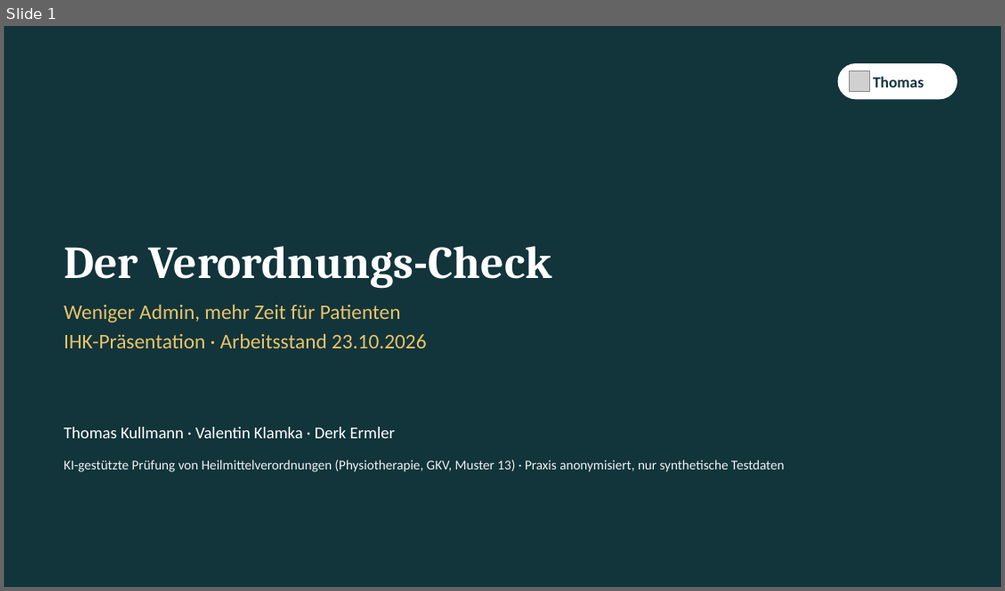
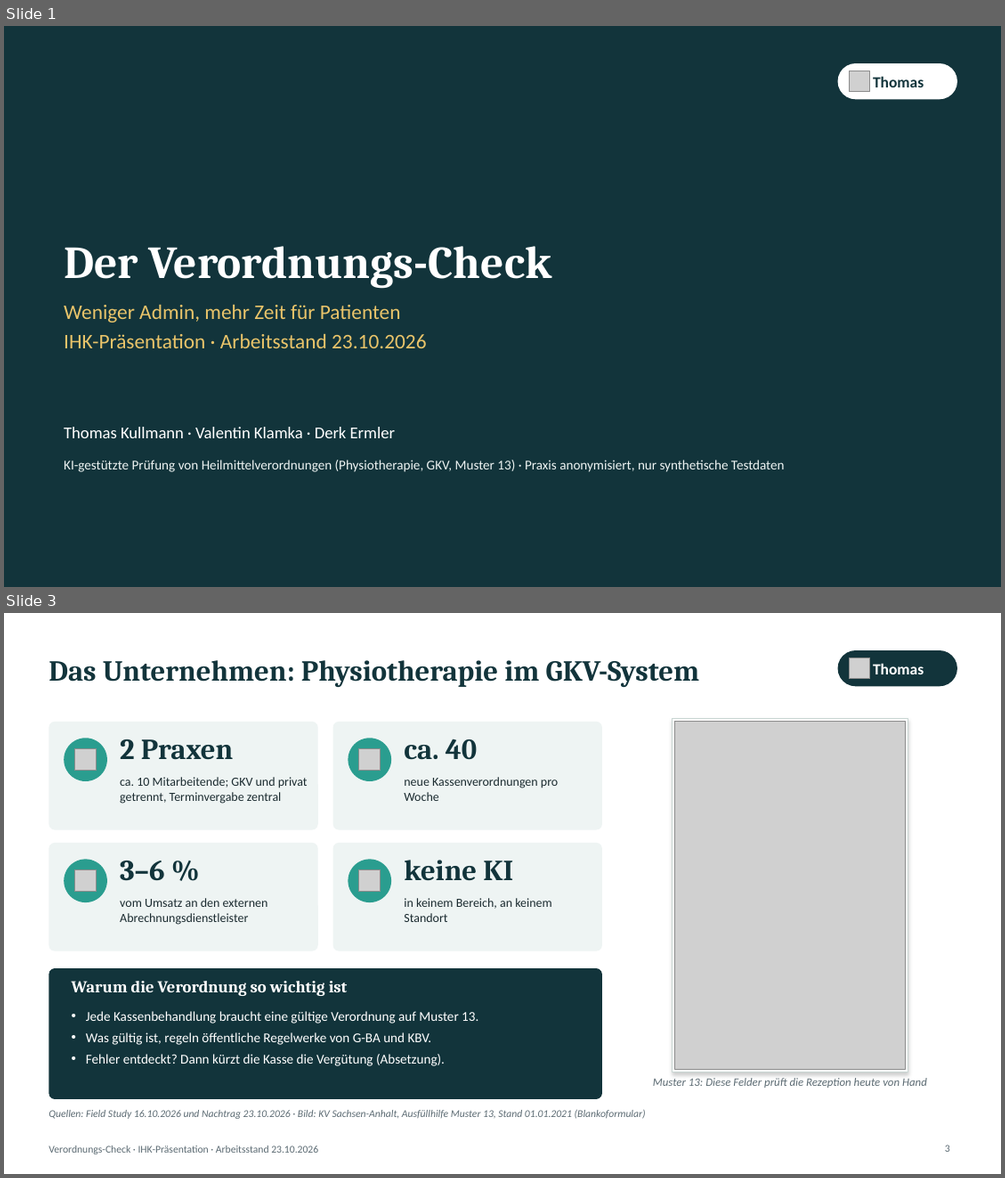
Before and after one commit to DBE-deve/verordnungs-check, a slide deck: docs/praesentation/Verordnungs-Check_IHK_3x15min_2026-10-23.pptx. Shown one above the other, each under a label of ours: slide 1 before the commit, slides 1 and 3 after it; the slides between them are not shown. The pictures are 1005x591 and 1005x1178 pixels, drawn with LibreOffice and Linux fonts; fonts in the diff are those of the drawing; grey boxes stand for pictures. Boxes give left, top, right and bottom in pixels: in the first picture for what was removed or moved away, otherwise in the second. Text is boxed around its words. In the diff, an @@ line names an element or a change of style, - is before the commit and + after.

```diff
--- a/docs/praesentation/Verordnungs-Check_IHK_3x15min_2026-10-23.pptx
+++ b/docs/praesentation/Verordnungs-Check_IHK_3x15min_2026-10-23.pptx
@@ slide 3 added at (4,613,1001,1174), background #FFFFFF @@
@@ title added at (48,660,700,687), 28 pt, text #12343B, bold @@
+Das Unternehmen: Physiotherapie im GKV-System
@@ rounded rectangle added at (838,650,957,686), fill #12343B @@
@@ picture added at (849,657,870,679) @@
@@ text added at (873,663,923,674), 15 pt, text #FFFFFF, bold @@
+Thomas
@@ rectangle added at (672,718,909,1072), fill #FFFFFF, outline #C9D6D3 0.75 pt @@
@@ rounded rectangle added at (48,722,318,830), fill #EEF4F3 @@
@@ ellipse added at (64,738,107,781), fill #2A9D8F @@
@@ text added at (120,739,233,760), 28 pt, text #12343B, bold @@
+2 Praxen
@@ rounded rectangle added at (333,722,602,830), fill #EEF4F3 @@
@@ ellipse added at (348,738,391,781), fill #2A9D8F @@
@@ text added at (404,738,477,760), 28 pt, text #12343B, bold @@
+ca. 40
@@ picture added at (676,722,906,1070) @@
@@ picture added at (74,748,96,770) @@
@@ picture added at (359,748,380,770) @@
@@ text added at (120,777,307,803), 12 pt, text #1B2B30 @@
+ca. 10 Mitarbeitende; GKV und privat getrennt, Terminvergabe zentral
@@ text added at (404,777,558,801), 12 pt, text #1B2B30 @@
+neue Kassenverordnungen pro Woche
@@ rounded rectangle added at (48,843,318,951), fill #EEF4F3 @@
@@ rounded rectangle added at (333,843,602,951), fill #EEF4F3 @@
@@ ellipse added at (64,859,107,902), fill #2A9D8F @@
@@ picture added at (74,870,96,892) @@
@@ text added at (120,860,164,881), 28 pt, text #12343B, bold @@
+3–6 %
@@ ellipse added at (348,859,391,902), fill #2A9D8F @@
@@ picture added at (359,870,380,892) @@
@@ text added at (404,860,513,881), 28 pt, text #12343B, bold @@
+keine KI
@@ text added at (120,898,268,925), 12 pt, text #1B2B30 @@
+vom Umsatz an den externen Abrechnungsdienstleister
@@ text added at (404,898,551,922), 12 pt, text #1B2B30 @@
+in keinem Bereich, an keinem Standort
@@ rounded rectangle added at (48,968,602,1099), fill #12343B @@
@@ text added at (72,981,348,996), 16 pt, text #FFFFFF, bold @@
+Warum die Verordnung so wichtig ist
@@ text added at (86,1011,478,1066), 13 pt, text #FFFFFF @@
+• Jede Kassenbehandlung braucht eine gültige Verordnung auf Muster 13.
+• Was gültig ist, regeln öffentliche Regelwerke von G-BA und KBV.
+• Fehler entdeckt? Dann kürzt die Kasse die Vergütung (Absetzung).
@@ text added at (653,1078,927,1087), 11 pt, text #5C6B73, italic @@
+Muster 13: Diese Felder prüft die Rezeption heute von Hand
@@ text added at (48,1109,646,1119), 10 pt, text #5C6B73, italic @@
+Quellen: Field Study 16.10.2026 und Nachtrag 23.10.2026 · Bild: KV Sachsen-Anhalt, Ausfüllhilfe Muster 13, Stand 01.01.2021 (Blankoformular)
@@ text added at (48,1145,318,1154), 10 pt, text #5C6B73 @@
+Verordnungs-Check · IHK-Präsentation · Arbeitsstand 23.10.2026
@@ page number added at (945,1144,950,1151), 10 pt, text #5C6B73 @@
+3
```
Also in this commit, not shown: 3 slides changed, 2 other slides added, 1 slide removed, 11 other files.
